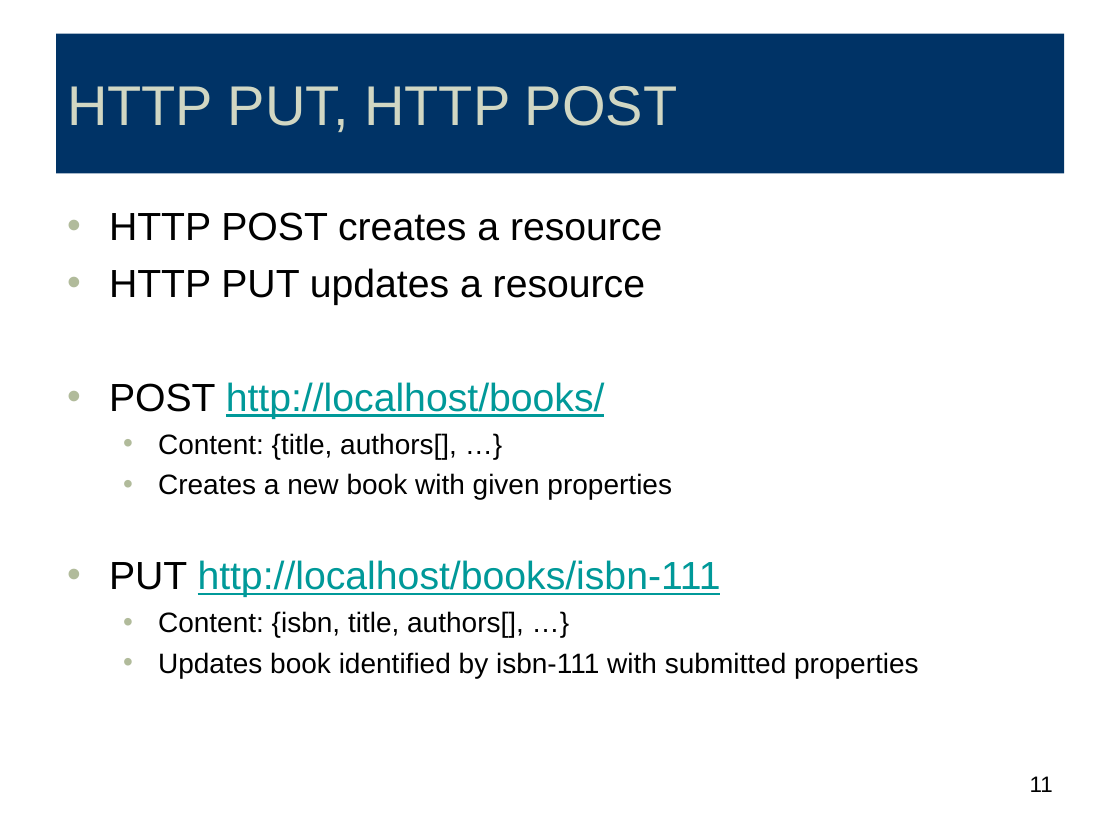
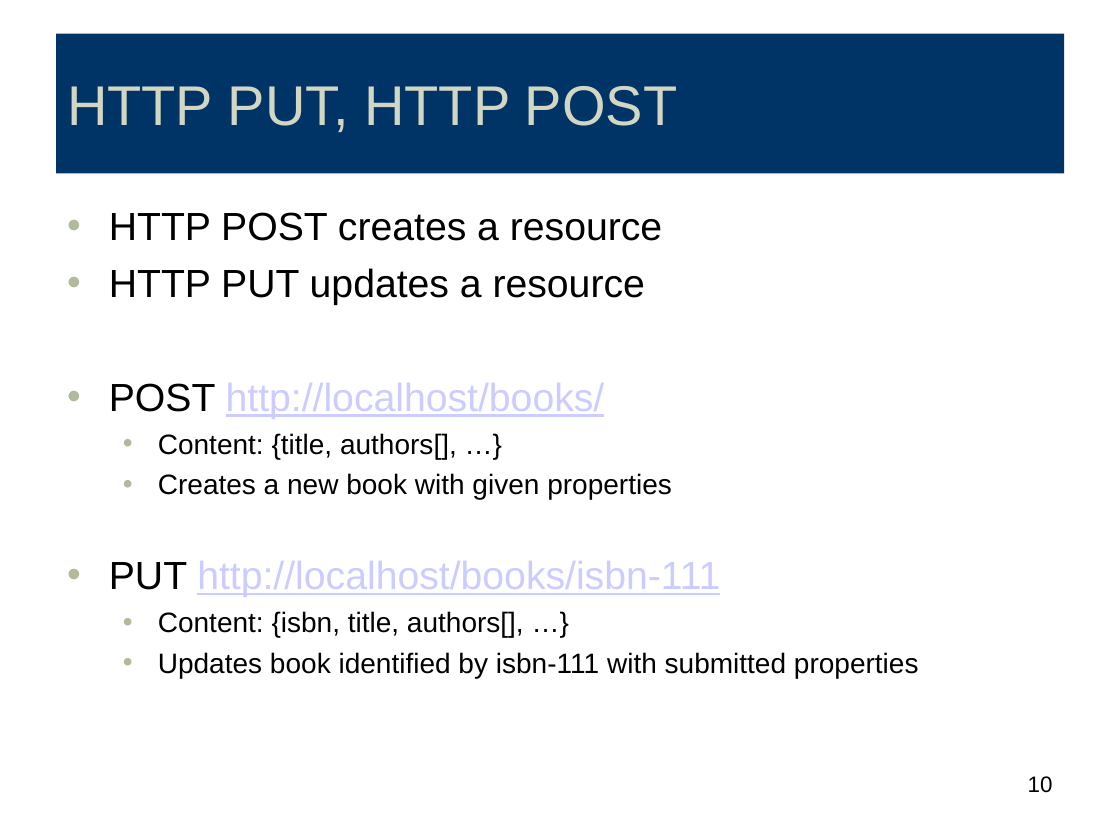
Before and after one commit to falcon-sky/tcs_microservice_training, a slide deck: slide 10 of Day1/Rest.ppt (slide 11 before the commit). Drawn at 1120x840 pixels with LibreOffice and Linux fonts; fonts in the diff are those of the drawing. Boxes give left, top, right and bottom in pixels: in the first picture for what was removed or moved away, otherwise in the second. Text is boxed around its words. In the diff, an @@ line names an element or a change of style, - is before the commit and + after.

```diff
--- a/Day1/Rest.ppt
+++ b/Day1/Rest.ppt
@@ text "HTTP POST creates a resource" at [109, 212, 919, 678]: text colour #009999 to #CCCCFF in "http://localhost/books/", "http://localhost/books/isbn-111" @@
@@ page number at [1028, 776, 1053, 793]: text changed @@
-11
+10
```
Also in this commit, not shown: 4 other slides changed, 1 slide removed.
